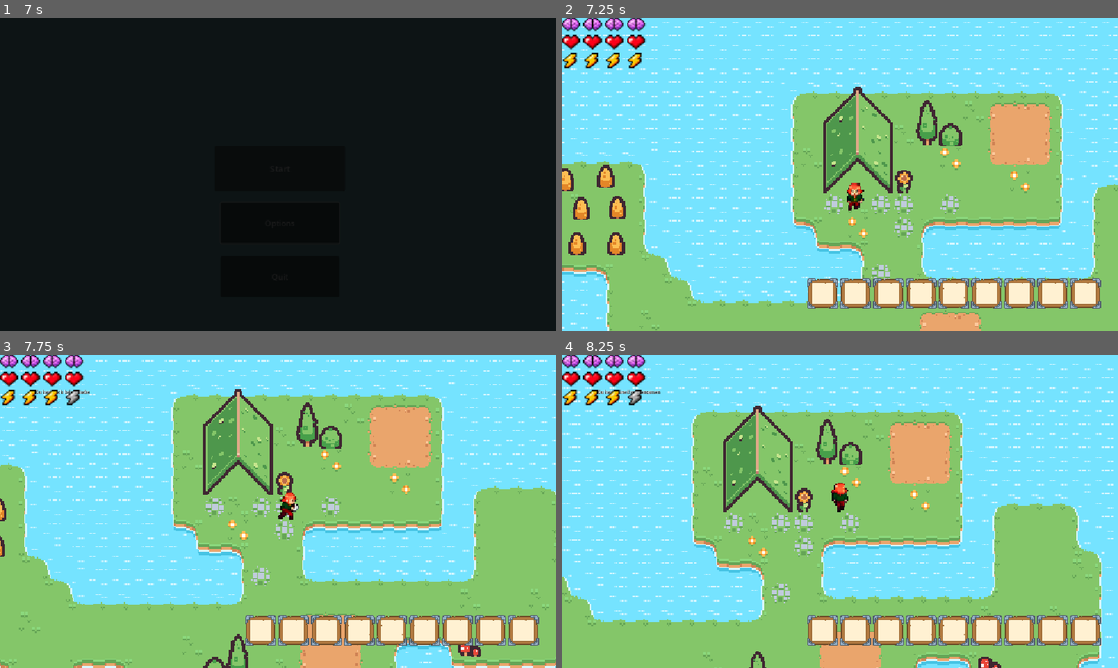
Above: before the commit, frames 1-4 (two rows, left to right).
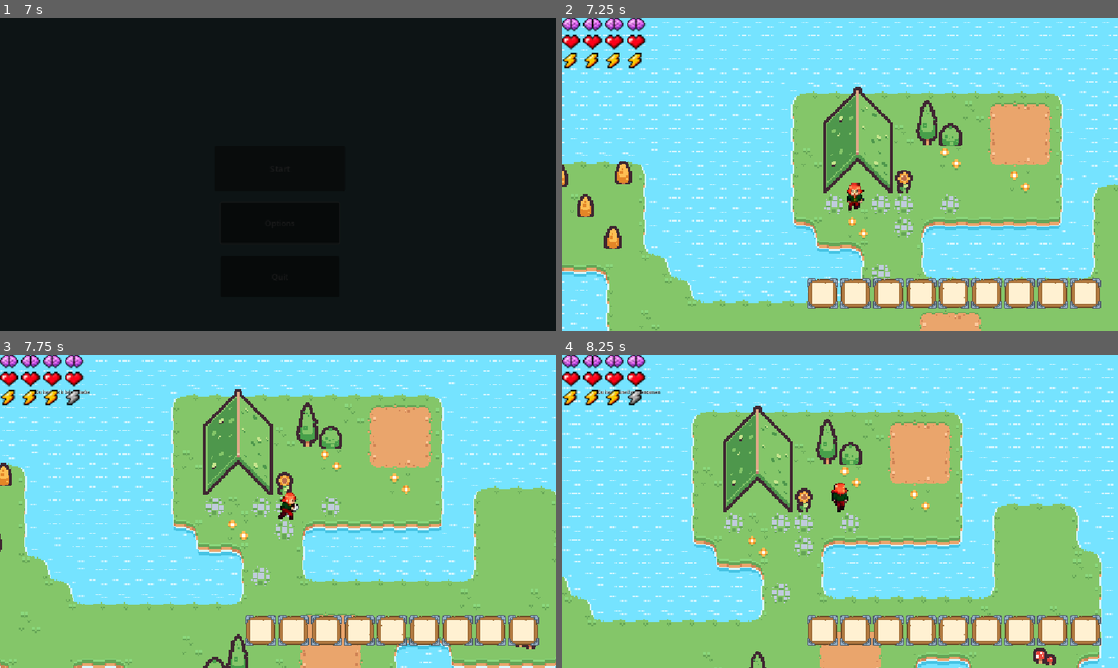
Above: after the commit, the same moments.

Repository: timkuessner/dattel-jam
Game: Godot game, scene res://scenes/MainMenu.tscn
Same seed, same stepped clock (60 frames per second), same inputs: the game is played once before the commit and once after it.
Inputs (mouse positions are in pixels of both pictures, inside the frame that each line leads up to):
- Up to frame 1 (7 s): click "Start" at 0.5 s; click "Start" at 1.25 s; tap Enter (ui_accept) at 2, 2.27, 3.02, 5, 5.27, 6.02 s; move the mouse to (400, 158) at 2.02 s; hold Right (ui_right) 2.03-2.78 s; tap E (e) at 2.1, 2.85, 3.8, 4.55, 5.3, 5.85, 6.6 s; move the mouse to (166, 190) at 2.77 s; hold Down (ui_down) 2.78-3.53 s; move the mouse to (333, 105) at 3.52 s; hold Right (ui_right) 3.53-4.28 s; tap 5 at 3.6 s; move the mouse to (250, 237) at 4.27 s; hold Up (ui_up) 4.28-5.03 s; tap 6 at 4.35 s; move the mouse to (444, 221) at 5.02 s; hold Left (ui_left) 5.03-6.53 s; tap 7 at 5.1 s; move the mouse to (111, 127) at 5.77 s; move the mouse to (305, 174) at 6.52 s; hold Down (ui_down) from 6.53 s (still down)
- Up to frame 2 (7.25 s): keep holding Down (ui_down)
- Up to frame 3 (7.75 s): move the mouse to (194, 433) at 7.27 s; release Down (ui_down) at 7.28 s; hold Right (ui_right) from 7.28 s (still down); tap 5 at 7.35 s; tap Enter (ui_accept) at 7.52 s; tap E (e) at 7.55 s
- Up to frame 4 (8.25 s): move the mouse to (962, 495) at 8.02 s; release Right (ui_right) at 8.03 s; hold Up (ui_up) from 8.03 s (still down); tap 6 at 8.1 s

Frame 1 is identical in both runs. In frame 2, 1.4% of the frame differs, in the area x 0-13%, y 45-76%; in frame 3, 0.4%; in frame 4, 0.3%.

Commit message:
Tree correction

Diff:
--- a/scenes/Tree.tscn
+++ b/scenes/Tree.tscn
@@ -1,6 +1,6 @@
 [gd_scene format=3 uid="uid://l0vkofqryicm"]
 
-[ext_resource type="Script" uid="uid://bln4h4mj1yq2t" path="res://scenes/tree.gd" id="1_874r4"]
+[ext_resource type="Script" uid="uid://bln4h4mj1yq2t" path="res://scripts/tree.gd" id="1_874r4"]
 [ext_resource type="Texture2D" uid="uid://dcee6e82lbqeo" path="res://assets/sprites/tree/tree_falling_16x16_orange.png" id="1_dn7q5"]
 [ext_resource type="Texture2D" uid="uid://dwlx8oijv6mg7" path="res://assets/sprites/tree/Tree_falling_16x16.png" id="2_72j6q"]
 
--- a/scenes/main.tscn
+++ b/scenes/main.tscn
@@ -10,7 +10,6 @@
 [ext_resource type="PackedScene" uid="uid://ckw68w5dq66hd" path="res://scenes/Inventory.tscn" id="8_choun"]
 [ext_resource type="PackedScene" uid="uid://c20gsa5d88yfr" path="res://scenes/well.tscn" id="8_well"]
 [ext_resource type="PackedScene" uid="uid://clfdljgfyuust" path="res://scenes/fire.tscn" id="9_85g3d"]
-[ext_resource type="PackedScene" uid="uid://l0vkofqryicm" path="res://scenes/Tree.tscn" id="10_choun"]
 
 [sub_resource type="NavigationPolygon" id="NavigationPolygon_k5pq1"]
 vertices = PackedVector2Array(-35, 221, -45, 221, -45, 211, -35, 211, 293, 349, 195, 349, 195, 339, 259, 339, 259, 237, …(3121 unchanged characters)…
@@ -148,27 +147,3 @@
 
 [node name="Fire" parent="." unique_id=1389335117 instance=ExtResource("9_85g3d")]
 position = Vector2(169, 50)
-
-[node name="Node2D" parent="." unique_id=65959604 instance=ExtResource("10_choun")]
-position = Vector2(-111, 115)
-
-[node name="Node2D2" parent="." unique_id=10387209 instance=ExtResource("10_choun")]
-position = Vector2(-138, 115)
-
-[node name="Node2D3" parent="." unique_id=1603029654 instance=ExtResource("10_choun")]
-position = Vector2(-146, 71)
-
-[node name="Node2D4" parent="." unique_id=498054181 instance=ExtResource("10_choun")]
-position = Vector2(-110, 90)
-
-[node name="Node2D5" parent="." unique_id=1020049876 instance=ExtResource("10_choun")]
-position = Vector2(-165, 89)
-
-[node name="Node2D6" parent="." unique_id=1941874432 instance=ExtResource("10_choun")]
-position = Vector2(-164, 114)
-
-[node name="Node2D7" parent="." unique_id=1908036140 instance=ExtResource("10_choun")]
-position = Vector2(-135, 91)
-
-[node name="Node2D8" parent="." unique_id=1201508331 instance=ExtResource("10_choun")]
-position = Vector2(-118, 69)
--- a/scenes/map.tscn
+++ b/scenes/map.tscn
@@ -2,6 +2,7 @@
 
 [ext_resource type="TileSet" uid="uid://b5fn7v32kwolu" path="res://assets/Tilemap/tile_set.tres" id="1_4xfga"]
 [ext_resource type="PackedScene" uid="uid://dugp6tuc8bqb4" path="res://scenes/item.tscn" id="2_paxxb"]
+[ext_resource type="PackedScene" uid="uid://l0vkofqryicm" path="res://scenes/Tree.tscn" id="3_gldc4"]
 
 [node name="Map" type="Node2D" unique_id=1059486782 groups=["nav_source"]]
 y_sort_enabled = true
@@ -33,4 +34,19 @@
 item = 1
 
 [node name="Item2" parent="." unique_id=220673546 instance=ExtResource("2_paxxb")]
-position = Vector2(216, 186)
+position = Vector2(254, 180)
+
+[node name="Tree" parent="." unique_id=65959604 instance=ExtResource("3_gldc4")]
+position = Vector2(-150, 68)
+
+[node name="Tree2" parent="." unique_id=725249841 instance=ExtResource("3_gldc4")]
+position = Vector2(-106, 66)
+
+[node name="Tree3" parent="." unique_id=428045285 instance=ExtResource("3_gldc4")]
+position = Vector2(-113, 111)
+
+[node name="Tree4" parent="." unique_id=575175748 instance=ExtResource("3_gldc4")]
+position = Vector2(-158, 105)
+
+[node name="Tree5" parent="." unique_id=1894979036 instance=ExtResource("3_gldc4")]
+position = Vector2(-132, 89)
Renamed: scenes/tree.gd -> scripts/tree.gd
Renamed: scenes/tree.gd.uid -> scripts/tree.gd.uid
